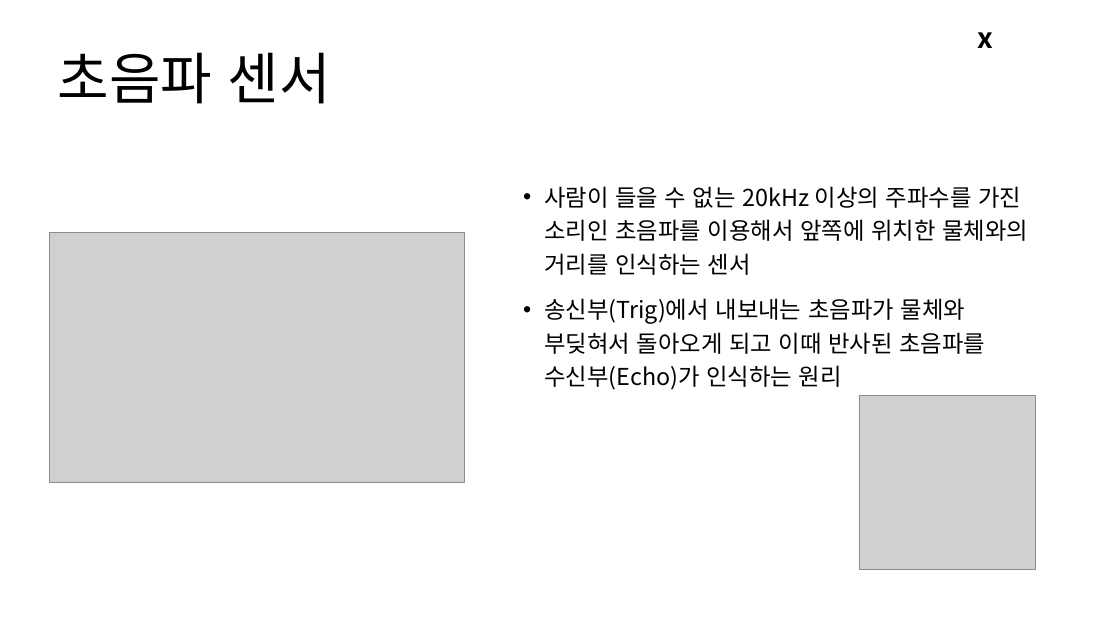
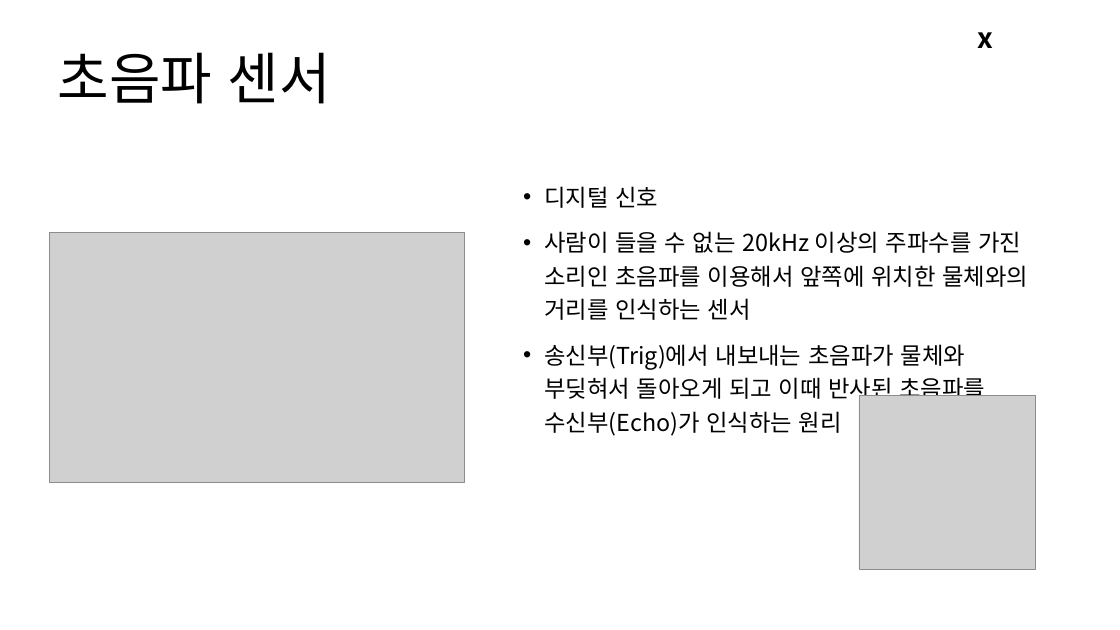
Before and after one commit to Leader-Lesson/KDT_RE_3rd, a slide deck: slide 20 of material/Arduino/03_아두이노 활용하기 2.pptx (slide 18 before the commit). Drawn at 1120x630 pixels with LibreOffice and Linux fonts; fonts in the diff are those of the drawing; grey boxes stand for pictures; background and template pictures are left out. Boxes give left, top, right and bottom in pixels: in the first picture for what was removed or moved away, otherwise in the second. Text is boxed around its words. In the diff, an @@ line names an element or a change of style, - is before the commit and + after.

```diff
--- a/material/Arduino/03_아두이노 활용하기 2.pptx
+++ b/material/Arduino/03_아두이노 활용하기 2.pptx
@@ text at (544,186,658,208): paragraph added @@
+• 디지털 신호
```
Also in this commit, not shown: 2 other slides changed, 26 slides added, 8 other files.
